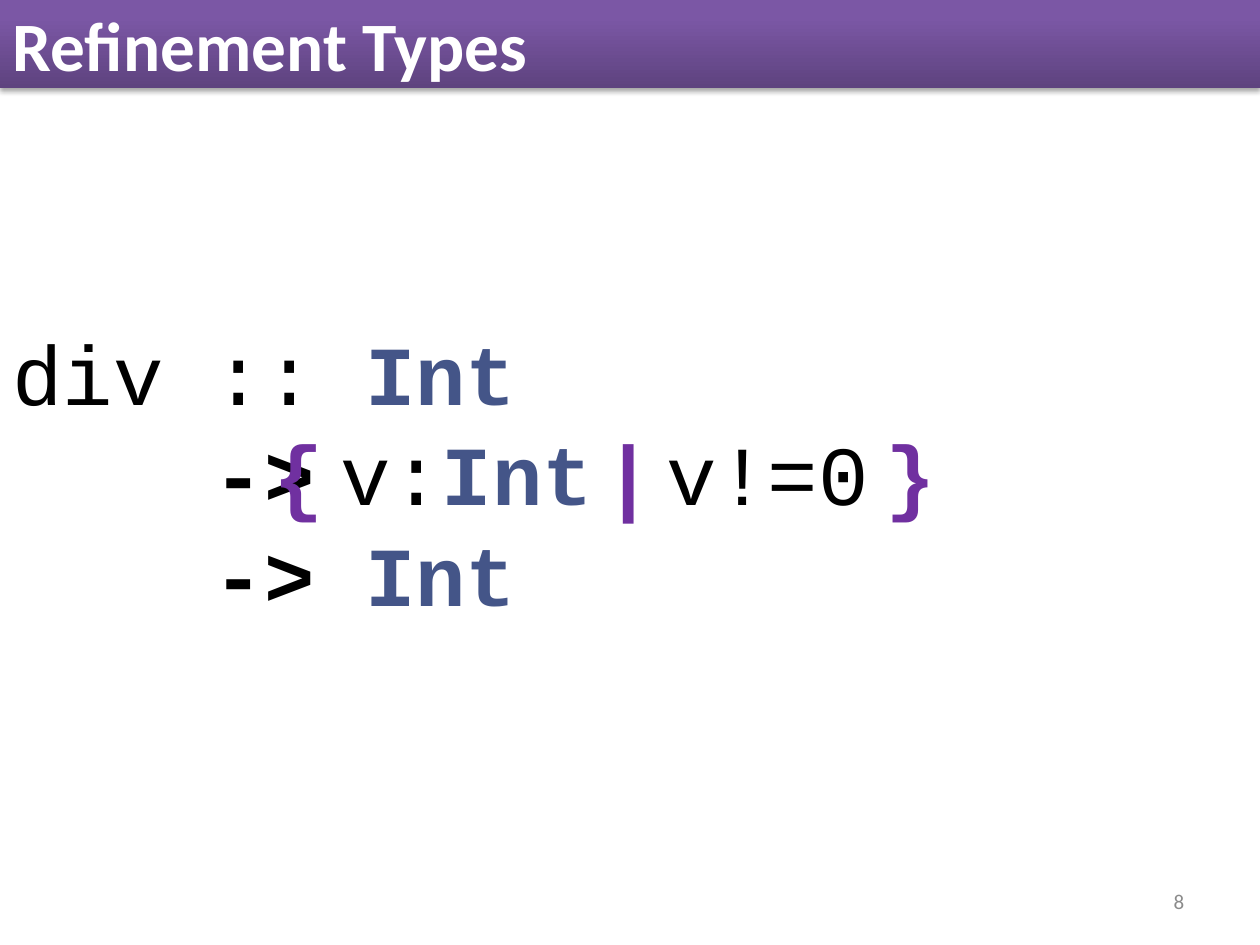
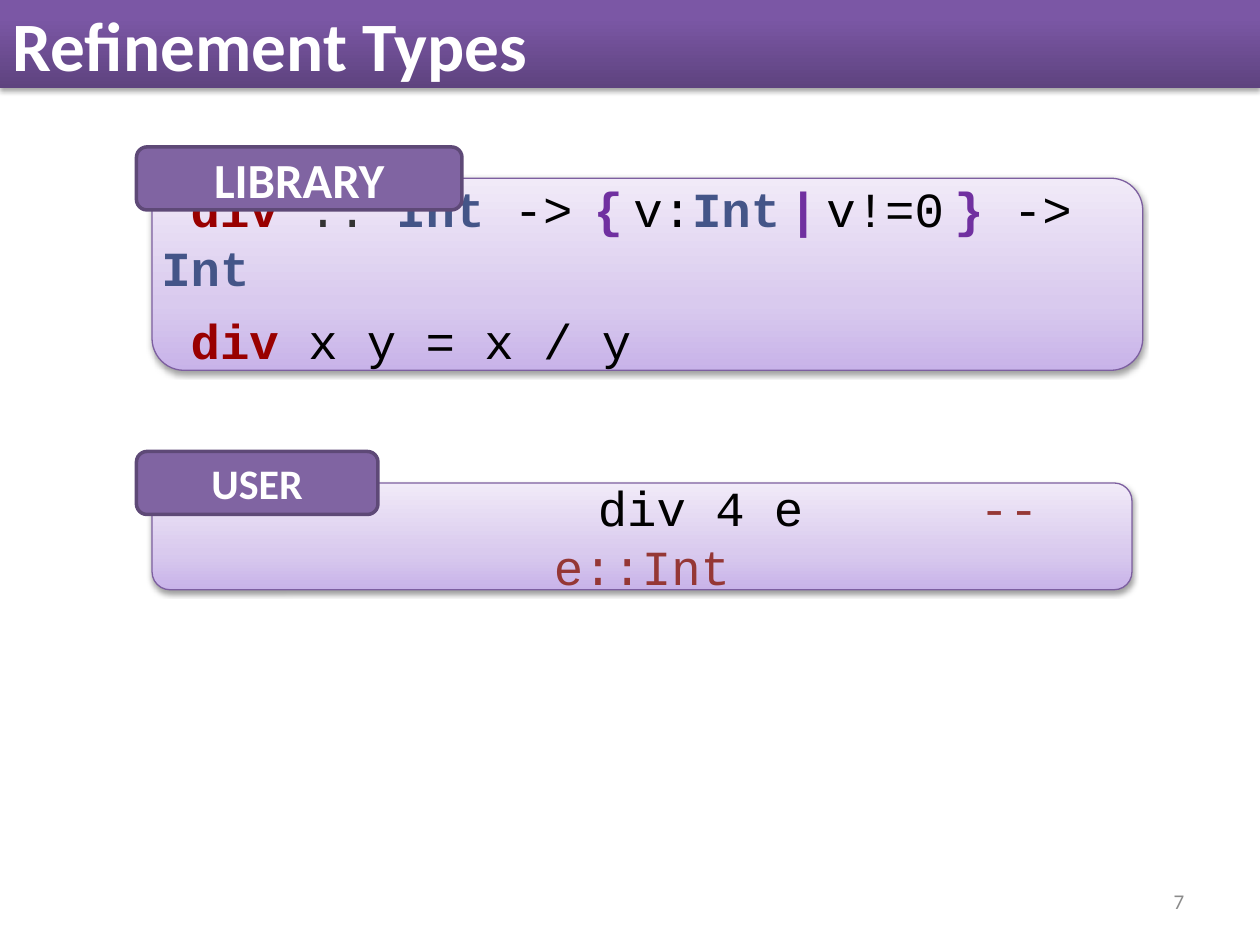
Before and after one commit to nikivazou/research_exam, a slide deck: slide 7 of slides/Research_Exam.pptx (slide 8 before the commit). Drawn at 1260x945 pixels with LibreOffice and Linux fonts; fonts in the diff are those of the drawing. Boxes give left, top, right and bottom in pixels: in the first picture for what was removed or moved away, otherwise in the second. Text is boxed around its words. In the diff, an @@ line names an element or a change of style, - is before the commit and + after.

```diff
--- a/slides/Research_Exam.pptx
+++ b/slides/Research_Exam.pptx
@@ rounded rectangle added at (x1=136, y1=147, x2=461, y2=210), fill #8064A2, outline #5F4A78 2 pt, 28 pt, text #FFFFFF, bold @@
+LIBRARY
@@ rounded rectangle added at (x1=152, y1=178, x2=1143, y2=369), fill gradient #C9B5E8 to #D8CBEE to #F0EAF9, outline #7D60A0 0.75 pt, 28 pt, text #000000, bold @@
+div :: Int -> { v:Int | v!=0 } -> Int
+div x y = x / y
@@ text removed at (x1=12, y1=344, x2=516, y2=607) @@
-div :: Int
-->
--> Int
@@ text removed at (x1=341, y1=449, x2=869, y2=506) @@
-{ v:Int | v!=0 }
@@ rounded rectangle added at (x1=136, y1=451, x2=378, y2=514), fill #8064A2, outline #5F4A78 2 pt, 24 pt, text #FFFFFF, bold @@
+USER
@@ rounded rectangle added at (x1=152, y1=483, x2=1133, y2=590), fill gradient #C9B5E8 to #D8CBEE to #F0EAF9, outline #7D60A0 0.75 pt, 28 pt, text #953735 @@
+div 4 e -- e::Int
@@ page number at (x1=1174, y1=895, x2=1185, y2=909): text changed @@
-8
+7
```
Also in this commit, not shown: 55 other slides changed, 8 slides added, 34 slides removed, 1 other file.
